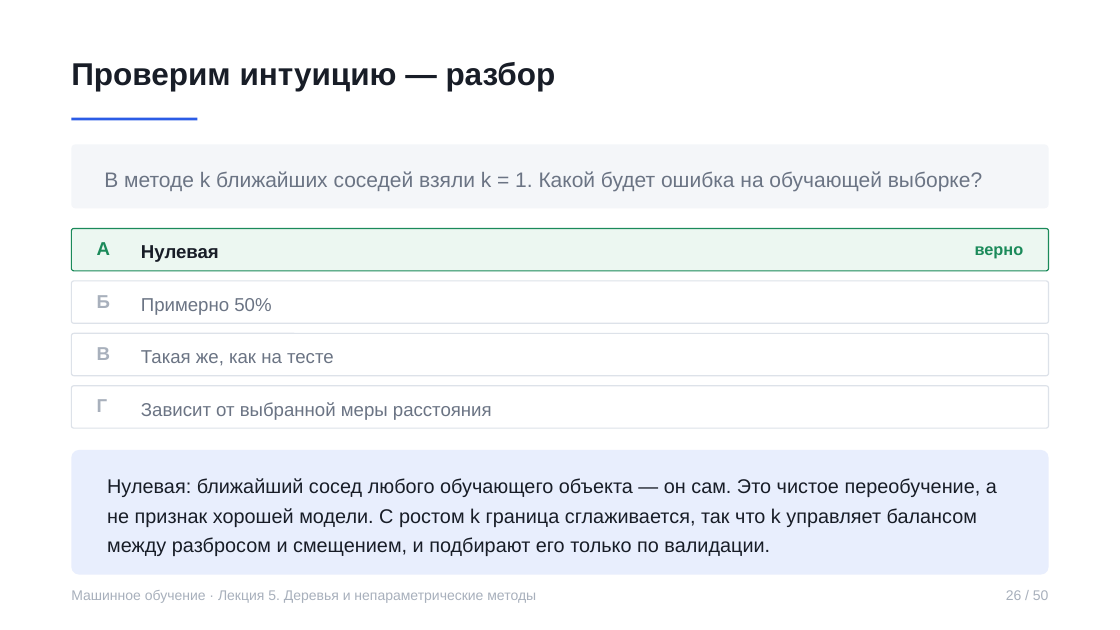
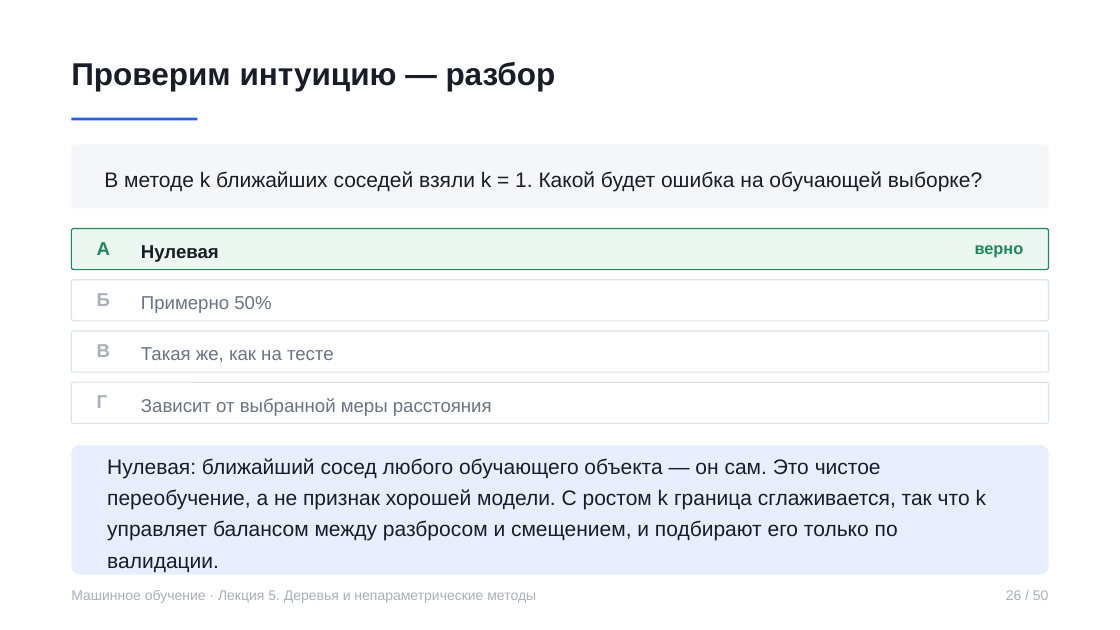
Before and after one commit to rustam-azimov/ml-course-spbu, a slide deck: slide 26 of lectures/lecture05.pptx. Drawn at 1120x630 pixels with LibreOffice and Linux fonts; fonts in the diff are those of the drawing. Boxes give left, top, right and bottom in pixels: in the first picture for what was removed or moved away, otherwise in the second. Text is boxed around its words. In the diff, an @@ line names an element or a change of style, - is before the commit and + after.

```diff
--- a/lectures/lecture05.pptx
+++ b/lectures/lecture05.pptx
@@ rounded rectangle "В методе k ближайших соседей ..." at box(71, 145, 1049, 208): text colour #6B7484 to #181D27 @@
@@ 2 rounded rectangles, 1 text: place and size @@
-2 rounded rectangles, 1 text at box(71, 334, 1049, 428)
+2 rounded rectangles, 1 text at box(71, 331, 1049, 423)
@@ rounded rectangle "Нулевая: ближайший сосед любого обучающего ...": place and size @@
-rounded rectangle "Нулевая: ближайший сосед любого обучающего ..." at box(71, 450, 1049, 575)
+rounded rectangle "Нулевая: ближайший сосед любого обучающего ..." at box(71, 445, 1049, 575)
@@ rounded rectangle "Нулевая: ближайший сосед любого обучающего ..." at box(71, 445, 1049, 575): size 17 to 18 pt @@
```
Also in this commit, not shown: 44 other slides changed, 5 other files.
